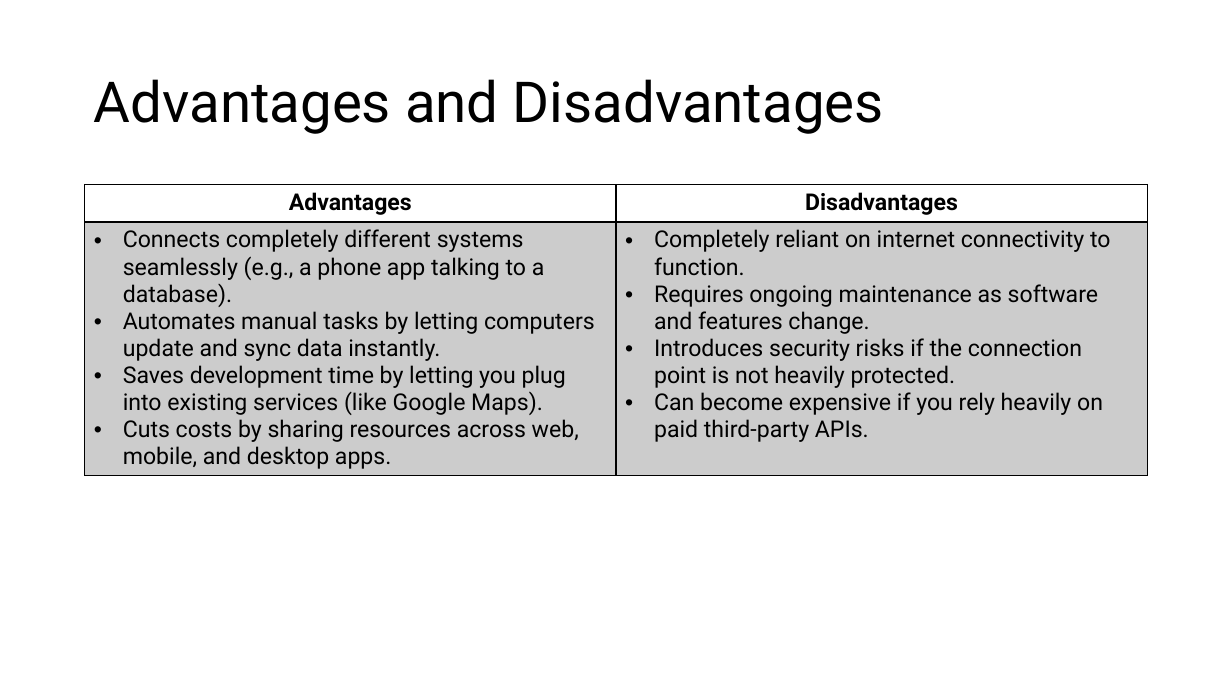
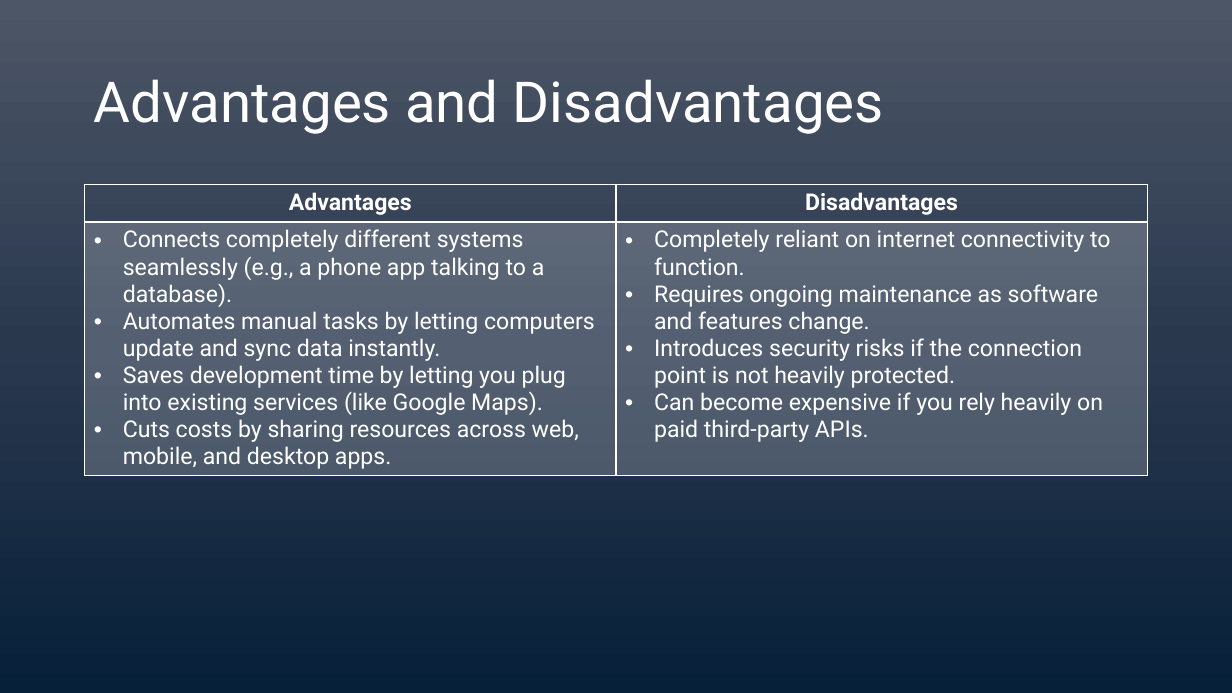
Before and after one commit to imtrainer2020/AdvancedAPI, a slide deck: slide 4 of Slides/Day 1/L1 - API.pptx. Drawn at 1232x693 pixels with LibreOffice and Linux fonts; fonts in the diff are those of the drawing. Boxes give left, top, right and bottom in pixels: in the first picture for what was removed or moved away, otherwise in the second. Text is boxed around its words. In the diff, an @@ line names an element or a change of style, - is before the commit and + after.

```diff
--- a/Slides/Day 1/L1 - API.pptx
+++ b/Slides/Day 1/L1 - API.pptx
@@ background #FFFFFF to gradient #4D5667 to #2B394F to #072139 @@
@@ title "Advantages and Disadvantages" at (x1=94, y1=79, x2=884, y2=134): text colour #000000 to #FFFFFF @@
@@ table at (x1=85, y1=185, x2=1148, y2=482) @@
@@ fill #000000 at 20% opacity to #FFFFFF at 20% opacity in row 2 @@
@@ text colour #000000 to #FFFFFF @@
@@ borders changed @@
```
Also in this commit, not shown: 11 other slides changed, 6 slides added, 6 slides removed, 7 other files.
